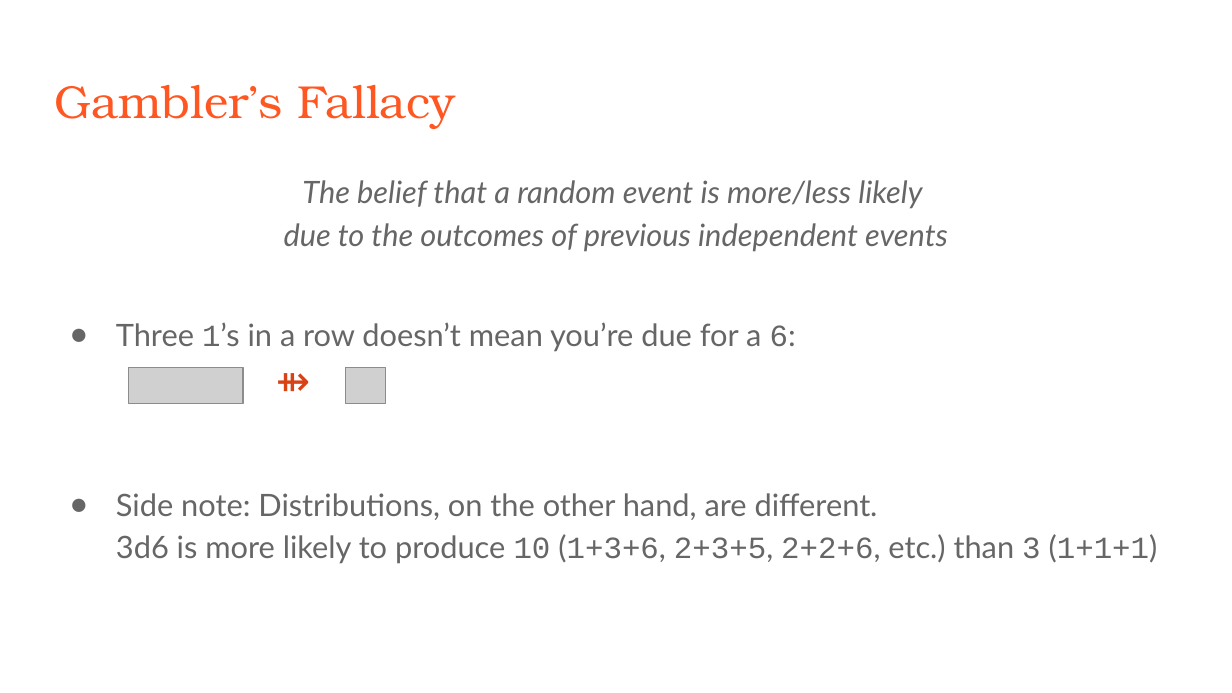
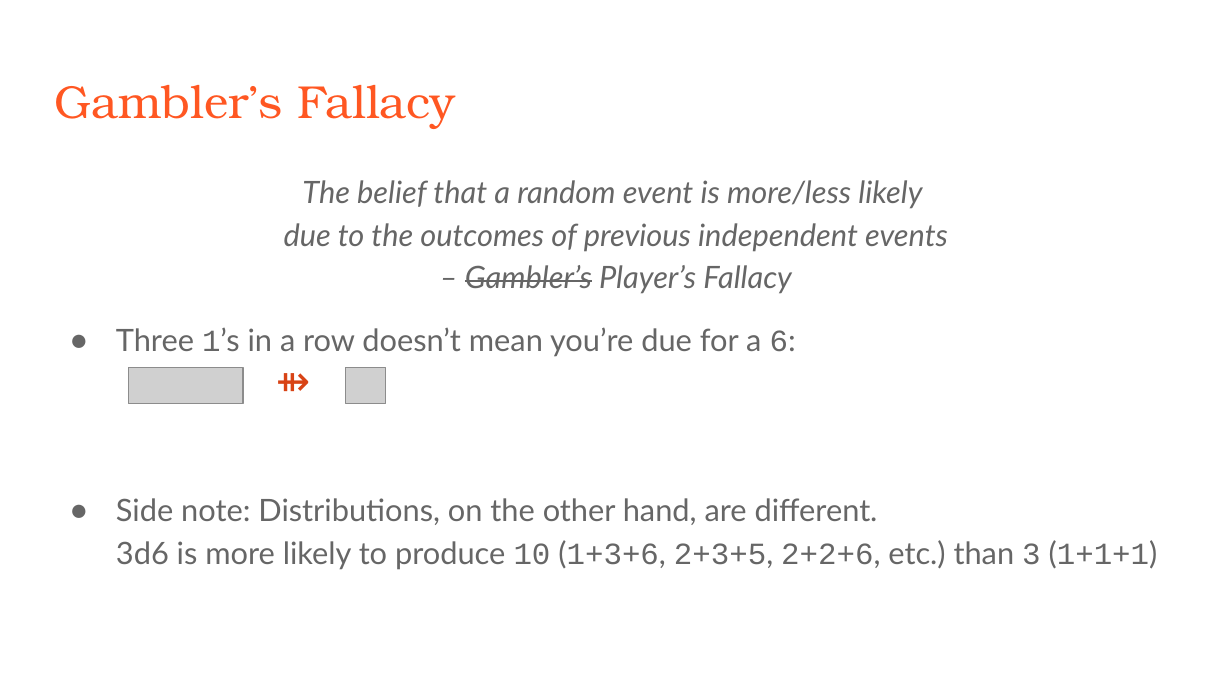
Before and after one commit to tonyli99/shufflebags, a slide deck: slide 14 of Shuffle_Bag_Randomization.pptx. Drawn at 1232x693 pixels with LibreOffice and Linux fonts; fonts in the diff are those of the drawing; grey boxes stand for pictures. Boxes give left, top, right and bottom in pixels: in the first picture for what was removed or moved away, otherwise in the second. Text is boxed around its words. In the diff, an @@ line names an element or a change of style, - is before the commit and + after.

Commit message:
Slide tweaks

```diff
--- a/Shuffle_Bag_Randomization.pptx
+++ b/Shuffle_Bag_Randomization.pptx
@@ text at <box>284,180,948,294</box>: text changed @@
-The belief that a random event is more/less likely
-due to the outcomes of previous independent events
+The belief that a random event is more/less likely
+due to the outcomes of previous independent events
+– Gambler’s Player’s Fallacy
```
Also in this commit, not shown: 5 other slides changed, 1 slide added.
